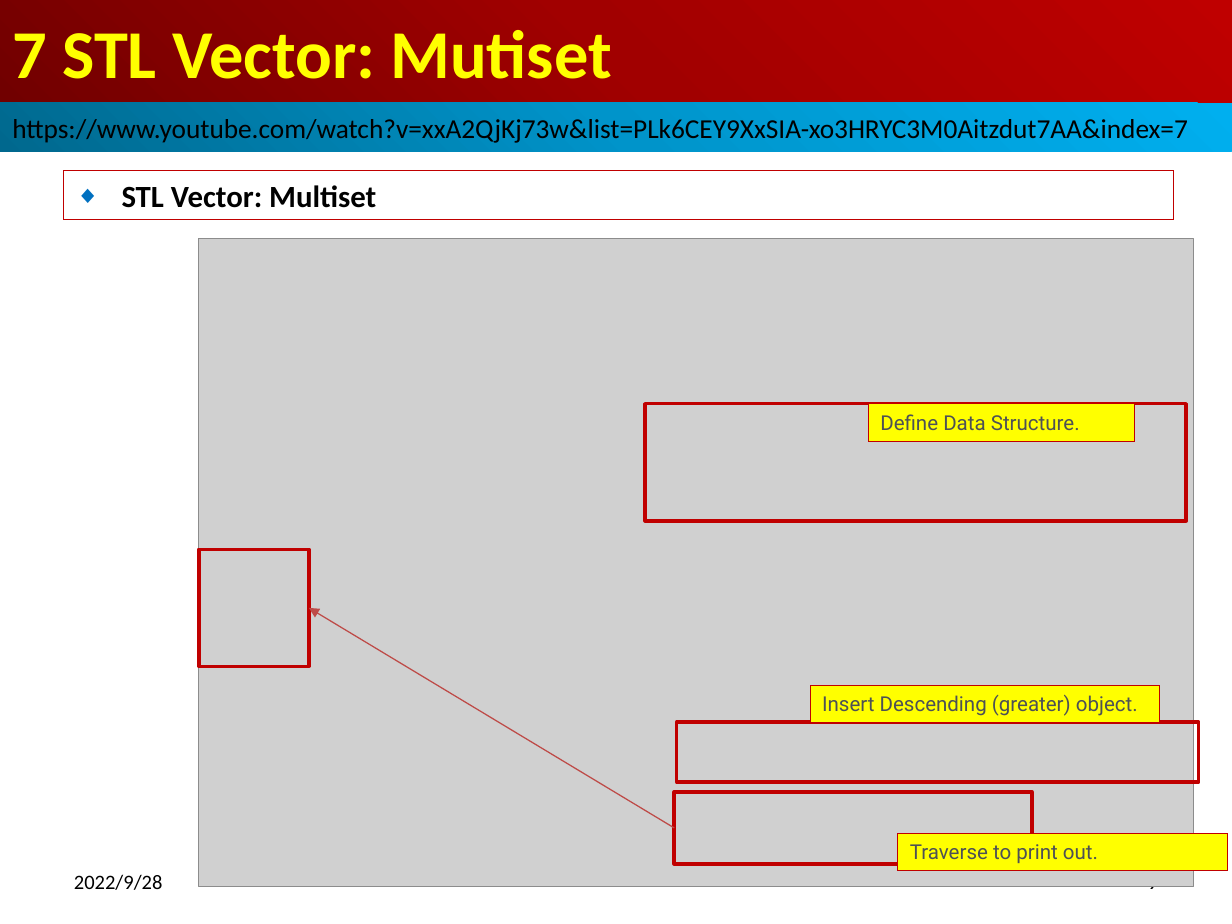
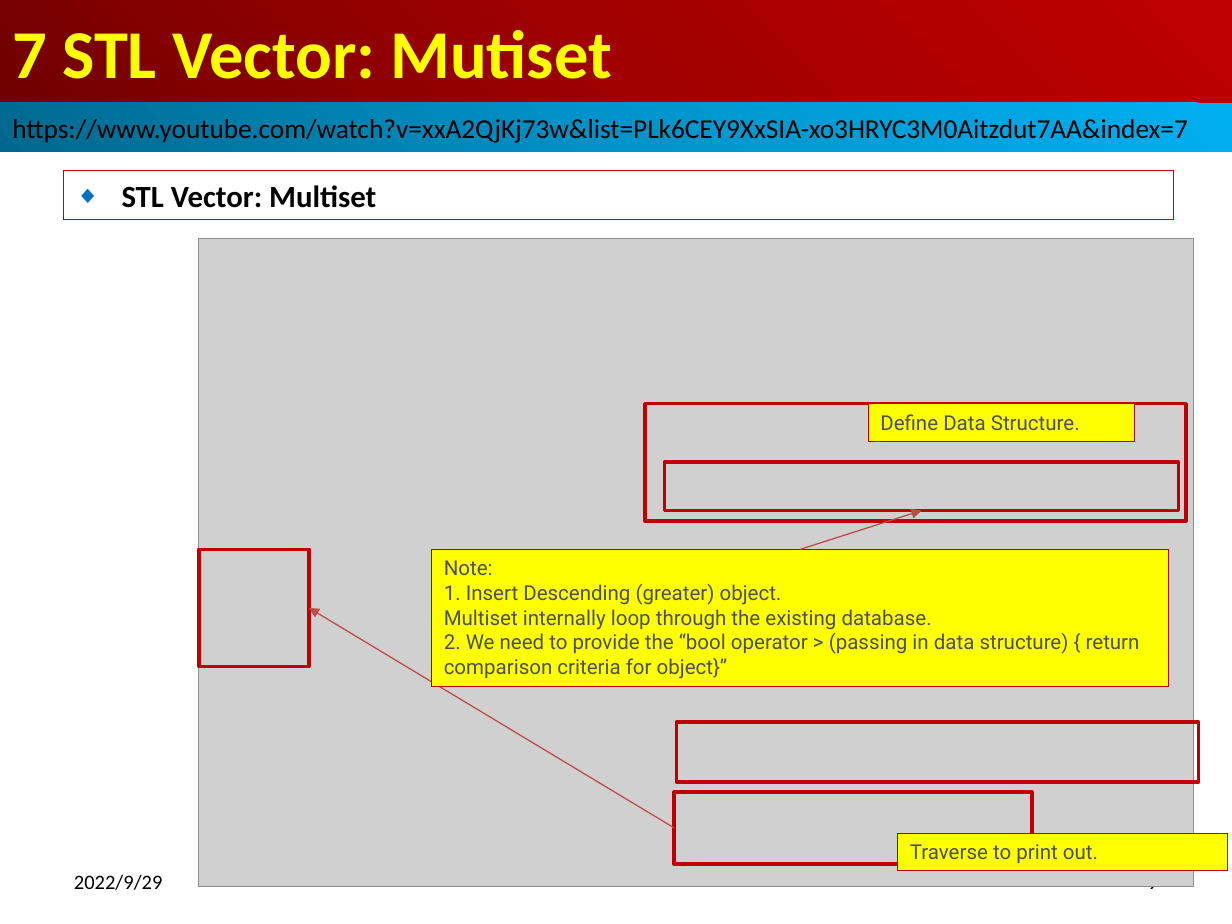
Before and after one commit to peterhchen/012_CPP_STL, a slide deck: slide 9 of 07_MultiSet.pptx. Drawn at 1232x924 pixels with LibreOffice and Linux fonts; fonts in the diff are those of the drawing; grey boxes stand for pictures. Boxes give left, top, right and bottom in pixels: in the first picture for what was removed or moved away, otherwise in the second. Text is boxed around its words. In the diff, an @@ line names an element or a change of style, - is before the commit and + after.

```diff
--- a/07_MultiSet.pptx
+++ b/07_MultiSet.pptx
@@ rectangle added at (664,462,1178,510), outline #C00000 2 pt @@
@@ arrow added from (801, 549) to (922, 510), #BF4C48 0.75 pt @@
@@ rectangle "Note:": place and size @@
-rectangle "Note:" at (809,685,1158,722)
+rectangle "Note:" at (431,549,1168,686)
@@ text in rectangle at (444,560,1140,679): text changed @@
-Insert Descending (greater) object.
+Note:
+1. Insert Descending (greater) object.
+Multiset internally loop through the existing database.
+2. We need to provide the “bool operator > (passing in data structure) { return comparison criteria for object}”
@@ text at (74,874,163,890): text changed @@
-2022/9/28
+2022/9/29
```
Also in this commit, not shown: 9 other slides changed, 4 other files.
